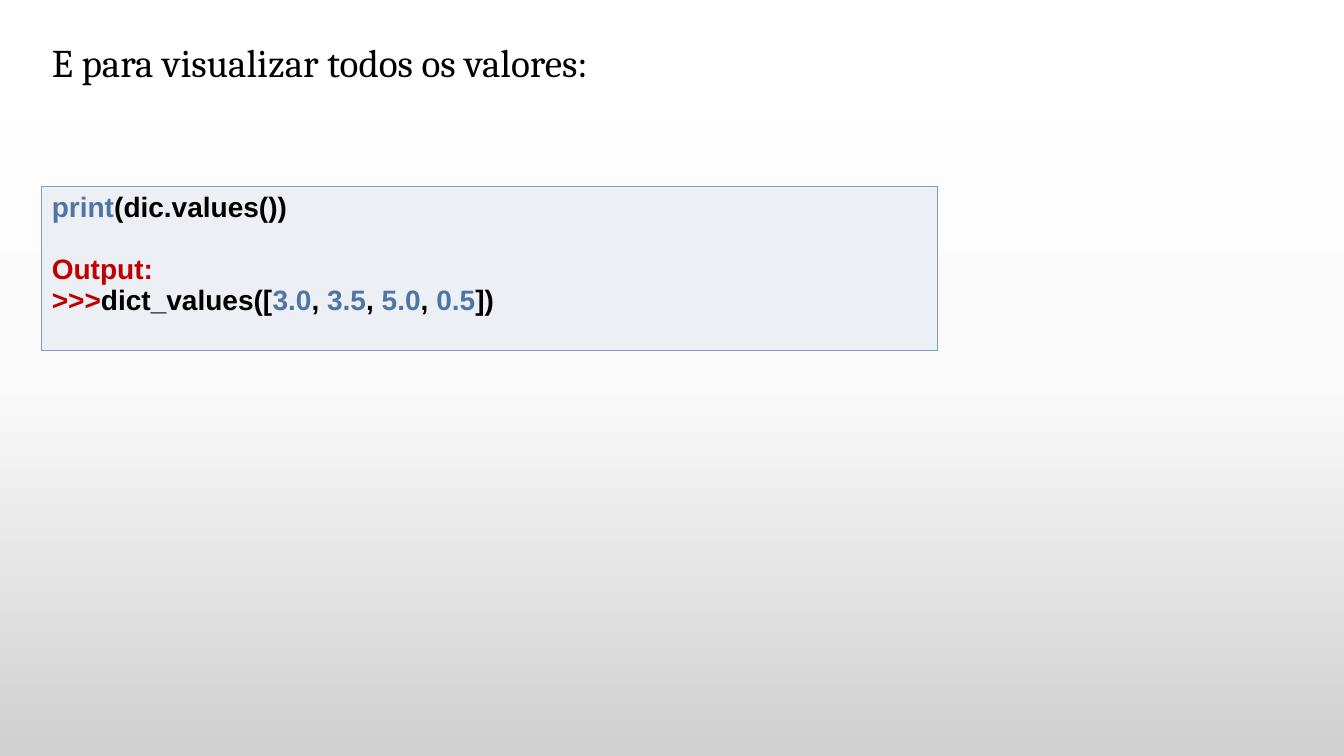
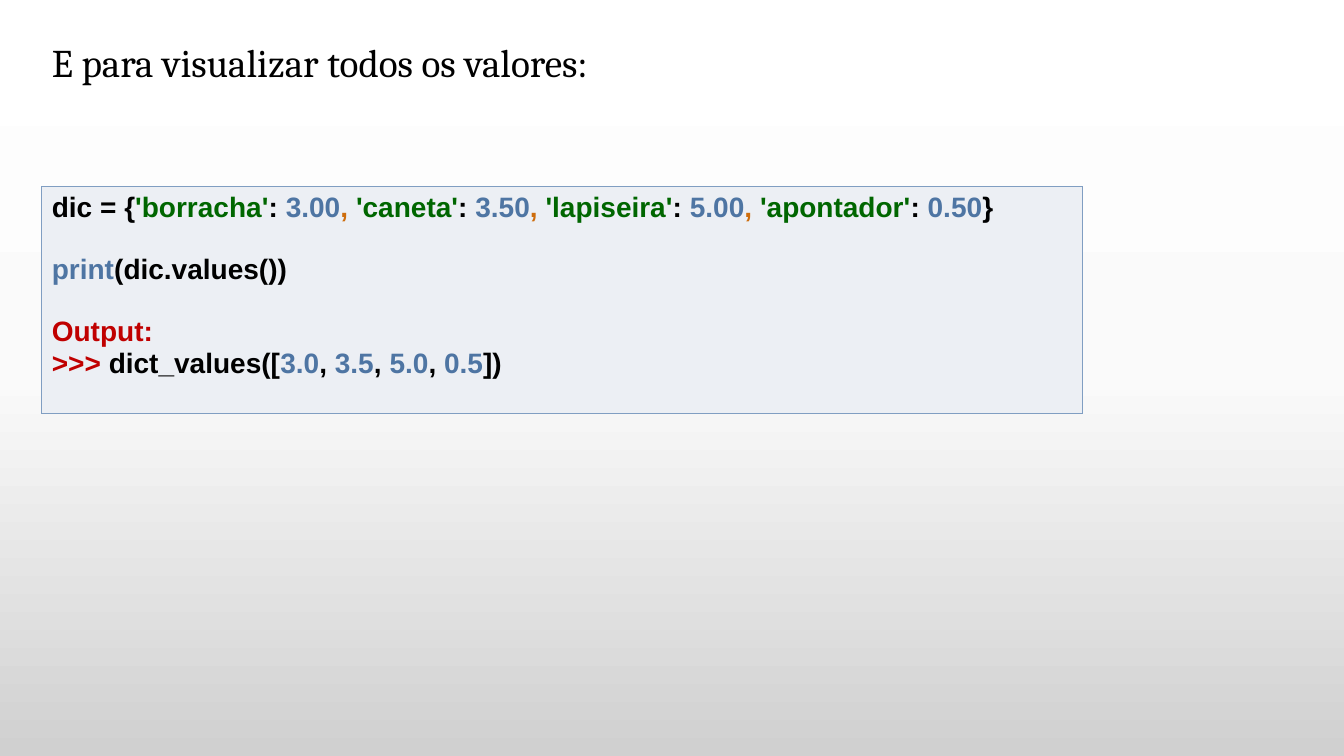
Before and after one commit to daniellygj/Fatec, a slide deck: slide 19 of 1º semestre/Revisões by danny/2º bimestre/Revisão Algoritmos.pptx (slide 14 before the commit). Drawn at 1344x756 pixels with LibreOffice and Linux fonts; fonts in the diff are those of the drawing; background and template pictures are left out. Boxes give left, top, right and bottom in pixels: in the first picture for what was removed or moved away, otherwise in the second. Text is boxed around its words. In the diff, an @@ line names an element or a change of style, - is before the commit and + after.

```diff
--- a/1º semestre/Revisões by danny/2º bimestre/Revisão Algoritmos.pptx
+++ b/1º semestre/Revisões by danny/2º bimestre/Revisão Algoritmos.pptx
@@ table at <box>41,187,1082,429</box> @@
-row 1, column 1: print(dic.values()) / Output: / >>>dict_values([3.0, 3.5, 5.0, 0.5])
+row 1, column 1: dic = {'borracha': 3.00, 'caneta': 3.50, 'lapiseira': 5.00, 'apontador': 0.50} / print(dic.values()) / Output: / >>> dict_values([3.0, 3.5, 5.0, 0.5])
@@ table: place and size @@
-table at <box>41,187,938,361</box>
+table at <box>41,187,1082,429</box>
```
Also in this commit, not shown: 8 other slides changed, 5 slides added.
